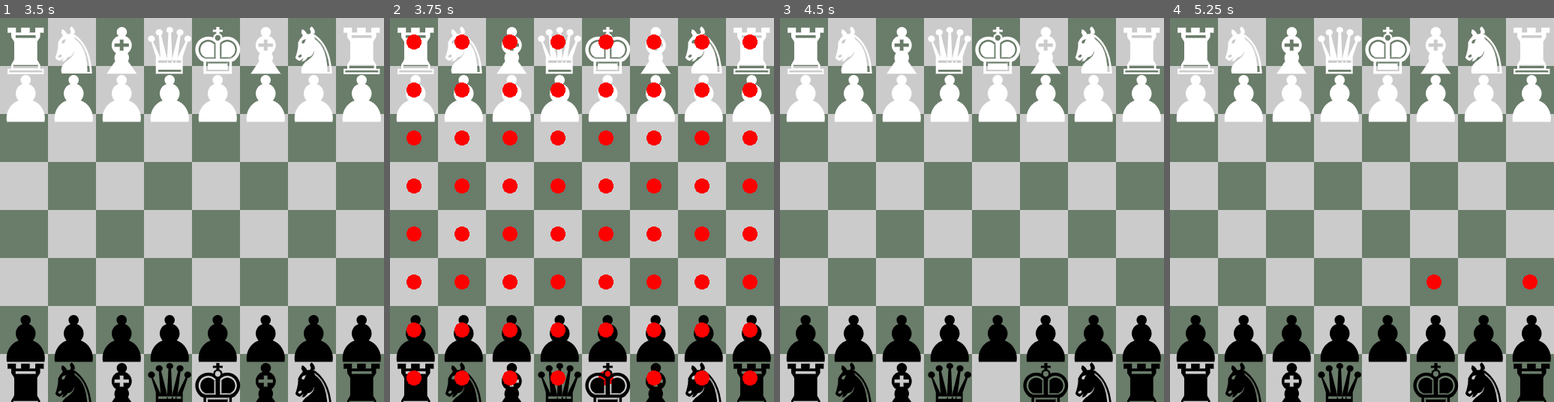
Above: before the commit, frames 1-4 (left to right).
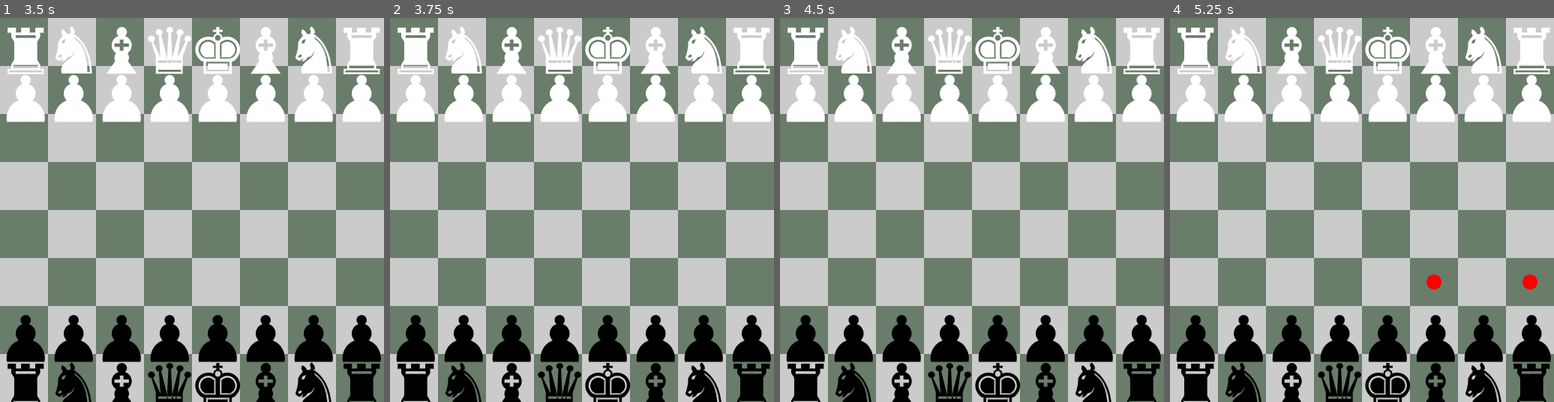
Above: after the commit, the same moments.

Repository: NiahSSBM/chess
Game: Godot game, scene res://scenes/main.tscn
The game is run twice, just before and just after one commit, with the same random seed, the same clock (stepped at 60 frames per second) and the same inputs.
Inputs (mouse positions are in pixels of both pictures, inside the frame that each line leads up to):
- Up to frame 1 (3.5 s): tap Enter at 0.5, 2 s; move the mouse to (23, 378) at 0.52 s; press the mouse at (23, 378) at 0.53 s; tap Space at 1.25, 2.75 s; move the mouse to (72, 378) at 1.27 s; release the mouse at (72, 378) at 1.28 s; click (72, 378) at 1.35 s; move the mouse to (119, 378) at 2.02 s; press the mouse at (119, 378) at 2.03 s; move the mouse to (168, 378) at 2.77 s; release the mouse at (168, 378) at 2.78 s; click (168, 378) at 2.85 s
- Up to frame 2 (3.75 s): tap Enter at 3.5 s; move the mouse to (605, 378) at 3.52 s; press the mouse at (605, 378) at 3.53 s
- Up to frame 3 (4.5 s): tap Space at 4.25 s; move the mouse to (1044, 378) at 4.27 s; release the mouse at (1044, 378) at 4.28 s; click (1044, 378) at 4.35 s
- Up to frame 4 (5.25 s): move the mouse to (1481, 378) at 5.02 s; press the mouse at (1481, 378) at 5.03 s

Frame 1 is identical in both runs. In frame 2, 7.7% of the frame differs, in the area x 4-96%, y 4-96%; in frame 3, 1.3%; in frame 4, 1.3%.

Commit message:
basic king logic

Diff:
--- a/scripts/game.gd
+++ b/scripts/game.gd
@@ -70,6 +70,16 @@
 
 
 func _can_king_move(king: Piece, target: Vector2i) -> bool:
+	if _get_piece_at_position(target) != null and _get_piece_at_position(target).color == king.color:
+		return false
+
+	if king.board_position == target:
+		return false
+
+	var delta: Vector2 = abs(king.board_position - target)
+	if delta.x > 1 or delta.y > 1:
+		return false
+
 	return true
 
 
